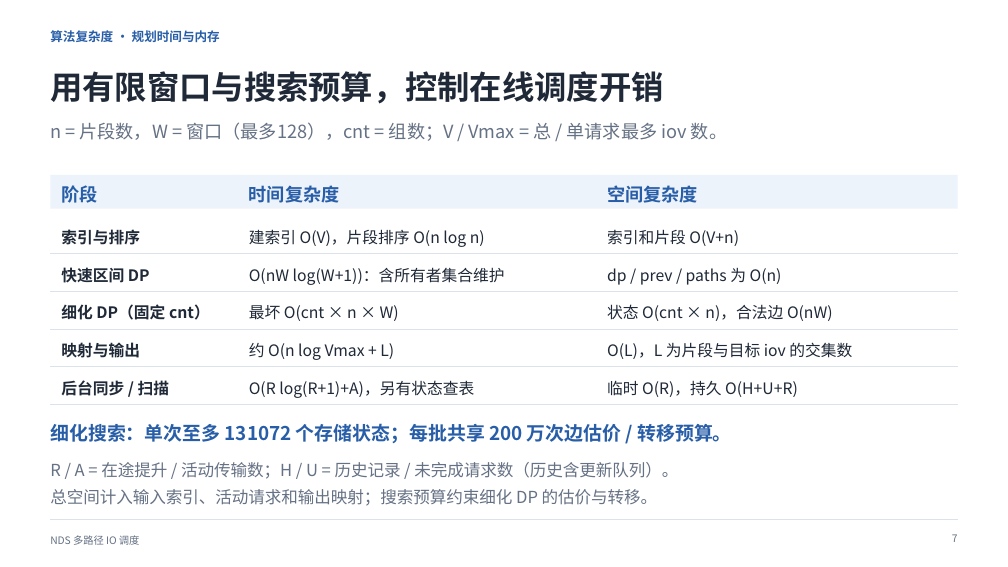
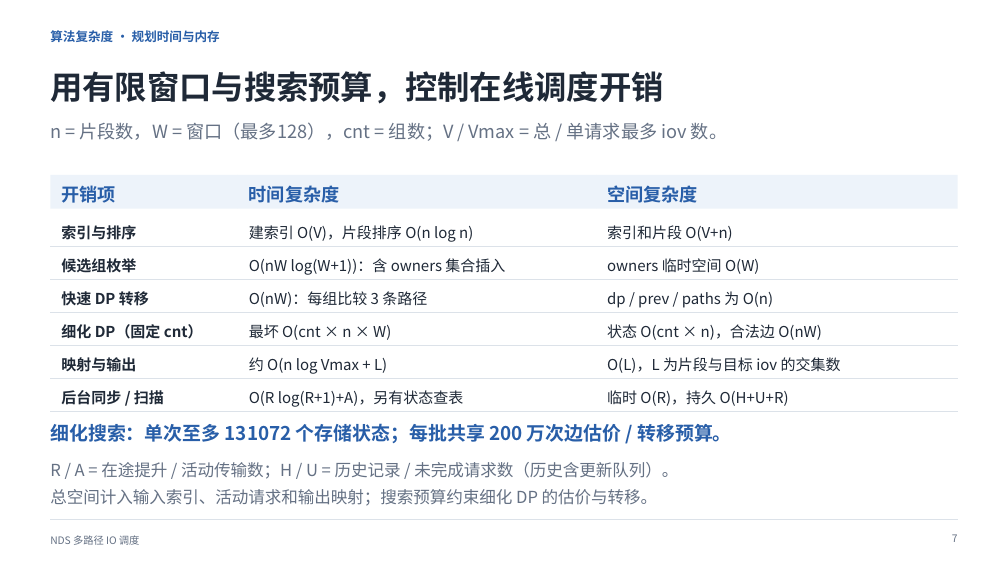
Before and after one commit to dpj135/hackathon, a slide deck: slide 8 of submissions/kaisennhu/07_答辩PPT/答辩介绍.pptx. Drawn at 1008x567 pixels with LibreOffice and Linux fonts; fonts in the diff are those of the drawing. Boxes give left, top, right and bottom in pixels: in the first picture for what was removed or moved away, otherwise in the second. Text is boxed around its words. In the diff, an @@ line names an element or a change of style, - is before the commit and + after.

```diff
--- a/submissions/kaisennhu/07_答辩PPT/答辩介绍.pptx
+++ b/submissions/kaisennhu/07_答辩PPT/答辩介绍.pptx
@@ text at <box>61,185,115,203</box>: text changed @@
-阶段
+开销项
@@ line moved from (51, 253) - (958, 253) to (51, 247) - (958, 247) @@
@@ text added at <box>61,258,136,273</box>, 14.2 pt, text #1F2937, bold @@
+候选组枚举
@@ text at <box>249,258,505,275</box>: text changed; size 15 to 14.2 pt @@
-O(nW log(W+1))：含所有者集合维护
+O(nW log(W+1))：含 owners 集合插入
@@ text added at <box>607,258,759,274</box>, 14.2 pt, text #1F2937 @@
+owners 临时空间 O(W)
@@ line moved from (51, 291) - (958, 291) to (51, 280) - (958, 280) @@
@@ text at <box>61,291,149,306</box>: text changed; size 15 to 14.2 pt @@
-快速区间 DP
+快速 DP 转移
@@ text added at <box>249,291,427,307</box>, 14.2 pt, text #1F2937 @@
+O(nW)：每组比较 3 条路径
@@ size 15 to 14.2 pt in 13 elements at <box>607,225,732,241</box>, <box>249,225,473,242</box>, <box>61,225,136,240</box>, <box>607,390,789,406</box>, <box>249,390,464,407</box>, <box>61,390,164,405</box>, <box>607,357,841,373</box>, <box>249,357,387,374</box>, <box>61,357,136,372</box>, <box>607,324,822,340</box>, <box>249,324,391,340</box>, <box>61,324,203,339</box>, <box>607,291,773,308</box> @@
@@ text "dp / prev / paths ...": place and size @@
-text "dp / prev / paths ..." at <box>607,268,782,285</box>
+text "dp / prev / paths ..." at <box>607,291,773,308</box>
@@ line moved from (51, 329) - (958, 329) to (51, 313) - (958, 313) @@
@@ 3 texts: place and size @@
-3 texts at <box>61,304,833,321</box>
+3 texts at <box>61,324,822,340</box>
@@ line moved from (51, 367) - (958, 367) to (51, 346) - (958, 346) @@
@@ 3 texts: place and size @@
-3 texts at <box>61,342,852,360</box>
+3 texts at <box>61,357,841,374</box>
@@ line moved from (51, 405) - (958, 405) to (51, 379) - (958, 379) @@
@@ 3 texts: place and size @@
-3 texts at <box>61,380,798,398</box>
+3 texts at <box>61,390,789,407</box>
@@ line added from (51, 412) to (958, 412), #DCE2E9 1 pt @@
```
Also in this commit, not shown: 2 other files.
